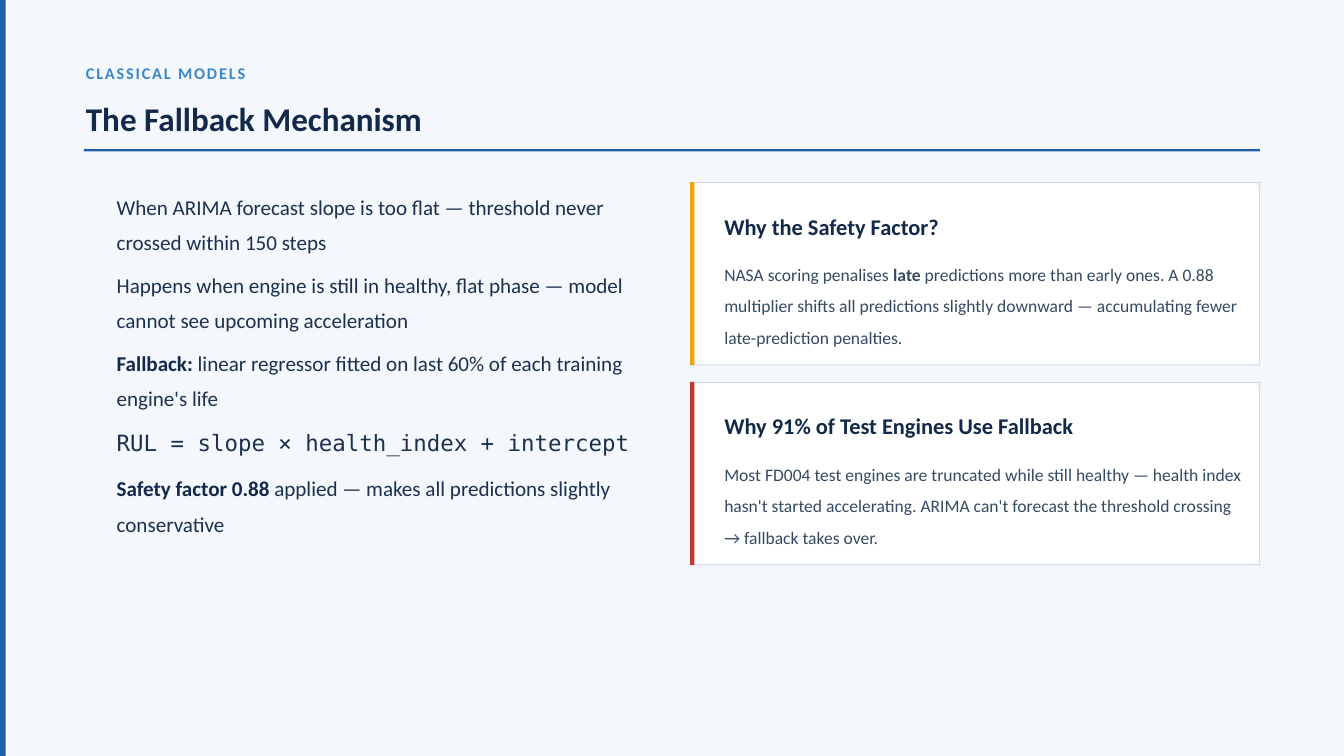
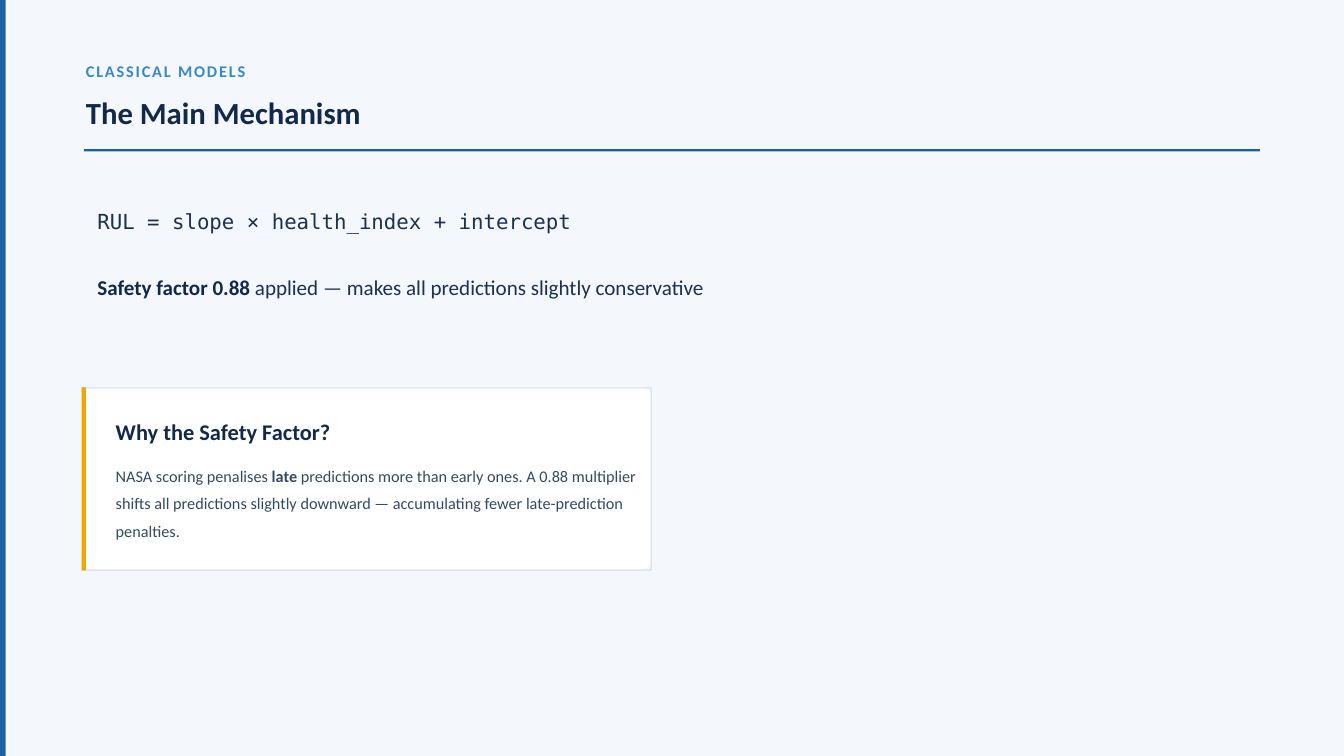
Before and after one commit to DhruvParmar051/Aircraft-Engine-Failure-Forecasting, a slide deck: slide 36 of AFM_ppt.pptx. Drawn at 1344x756 pixels with LibreOffice and Linux fonts; fonts in the diff are those of the drawing. Boxes give left, top, right and bottom in pixels: in the first picture for what was removed or moved away, otherwise in the second. Text is boxed around its words. In the diff, an @@ line names an element or a change of style, - is before the commit and + after.

```diff
--- a/AFM_ppt.pptx
+++ b/AFM_ppt.pptx
@@ text "CLASSICAL MODELS" at (x1=86, y1=66, x2=245, y2=77): line spacing 1 to 0.9 @@
@@ text at (x1=86, y1=102, x2=361, y2=125): text changed; size 35.5 to 32.8 pt @@
-The Fallback Mechanism
+The Main Mechanism
@@ text "RUL = slope × health_index ..." moved from (x1=117, y1=434, x2=629, y2=457) to (x1=97, y1=213, x2=571, y2=234) @@
@@ text "RUL = slope × health_index ..." at (x1=97, y1=213, x2=571, y2=234): size 24 to 22.2 pt; line spacing 1.4 to 1.2 @@
@@ text removed at (x1=117, y1=200, x2=604, y2=254) @@
-When ARIMA forecast slope is too flat — threshold never crossed within 150 steps
@@ text "Safety factor 0.88 applied — ..." rewrapped from (x1=117, y1=481, x2=610, y2=532) to (x1=97, y1=280, x2=704, y2=299) @@
@@ text removed at (x1=117, y1=278, x2=622, y2=332) @@
-Happens when engine is still in healthy, flat phase — model cannot see upcoming acceleration
@@ text removed at (x1=117, y1=356, x2=623, y2=410) @@
-Fallback: linear regressor fitted on last 60% of each training engine's life
@@ 4 rectangles, 2 texts, 1 rounded rectangle moved together from (x1=690, y1=182, x2=1260, y2=365) to (x1=82, y1=386, x2=652, y2=571) @@
@@ rounded rectangle removed at (x1=690, y1=382, x2=1260, y2=564) @@
@@ rectangle removed at (x1=690, y1=382, x2=1260, y2=382) @@
@@ rectangle removed at (x1=690, y1=382, x2=694, y2=564) @@
@@ rectangle removed at (x1=1259, y1=382, x2=1260, y2=564) @@
@@ text removed at (x1=724, y1=418, x2=1073, y2=438) @@
-Why 91% of Test Engines Use Fallback
@@ text "NASA scoring penalises late predictions ..." at (x1=116, y1=470, x2=636, y2=540): size 18.8 to 17.4 pt; line spacing 1.5 to 1.4 @@
@@ text removed at (x1=724, y1=469, x2=1241, y2=544) @@
-Most FD004 test engines are truncated while still healthy — health index hasn't started accelerating. ARIMA can't forecast the threshold crossing → fallback takes over.
@@ rectangle removed at (x1=690, y1=564, x2=1260, y2=565) @@
```
Also in this commit, not shown: 47 other slides changed, 1 slide added, 7 slides removed.
